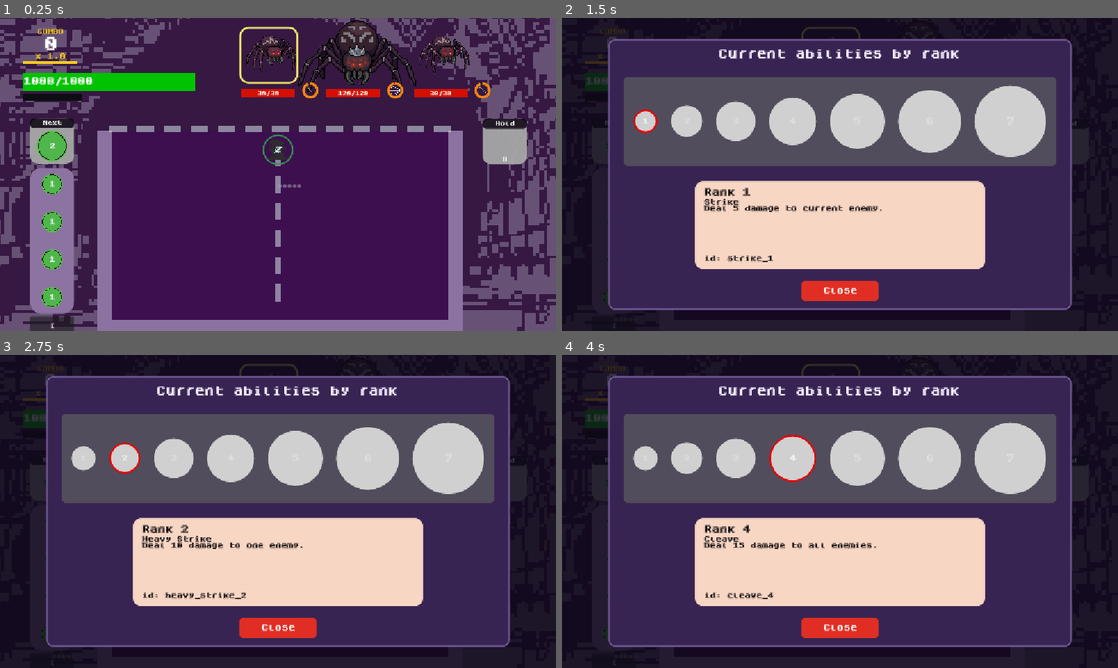
Above: before the commit, frames 1-4 (two rows, left to right).
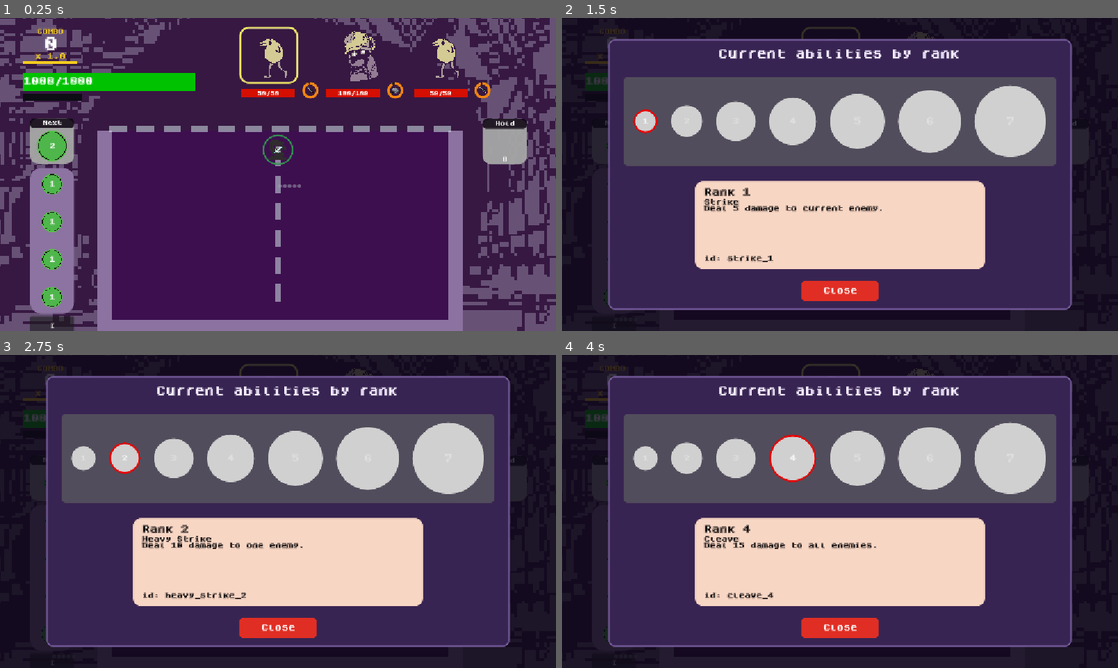
Above: after the commit, the same moments.

Repository: nmh6063-star/GameDesign-FinalProject
Game: Godot game, scene res://scenes/main.tscn
The game is run twice, just before and just after one commit, with the same random seed, the same clock (stepped at 60 frames per second) and the same inputs. This scene is started directly instead of the project's main scene.
Inputs:
- Up to frame 1 (0.25 s): no input
- Up to frame 2 (1.5 s): click "I" at 0.5 s; click "1" at 1.25 s
- Up to frame 3 (2.75 s): click "2" at 2 s
- Up to frame 4 (4 s): click "3" at 2.75 s; click "4" at 3.5 s

The runs differ from the first frame. In frame 1, 2.7% of the frame differs, in the area x 44-87%, y 0-25%; in frame 2, less than 0.1%; in frame 3, less than 0.1%; in frame 4, less than 0.1%.

Commit message:
added 1 more battle scene

Diff:
--- a/data/balls/rock_ball.tres
+++ b/data/balls/rock_ball.tres
@@ -12,4 +12,4 @@
 symbol = "R"
 tint = Color(0.55, 0.55, 0.55, 1)
 outline_tint = Color(0.3, 0.3, 0.3, 1)
-base_radius = 40.0
+base_radius = 80.0
--- a/data/enemies/enemy2.tres
+++ b/data/enemies/enemy2.tres
@@ -18,5 +18,5 @@
 sprite_scale = Vector2(0.15, 0.15)
 max_health = 100
 attack_damage = 20
-attack_interval = 10.0
+attack_interval = 3.0
 actions = Array[ExtResource("1_enemy_action_base")]([SubResource("RockDropAction_1")])
--- a/data/enemies/enemy_mage.tres
+++ b/data/enemies/enemy_mage.tres
@@ -4,10 +4,15 @@
 [ext_resource type="Script" uid="uid://box8rqf4wjr51" path="res://script/entities/enemies/enemy_data.gd" id="2_data"]
 [ext_resource type="Script" uid="uid://dnu77ff3ufbjb" path="res://script/entities/enemies/actions/mana_drain_action.gd" id="3_action"]
 [ext_resource type="Script" uid="uid://yo4105wmtbek" path="res://script/entities/enemies/effects/enemy_effect_base.gd" id="3_eff"]
+[ext_resource type="Script" uid="uid://buniuu8uh8tif" path="res://script/entities/enemies/actions/fog_board_action.gd" id="3_ehwko"]
 [ext_resource type="Texture2D" uid="uid://cmauy0ytsy0rn" path="res://assets/enemies/mage no back.png" id="5_chb2f"]
 
 [sub_resource type="Resource" id="Action_1"]
 script = ExtResource("3_action")
+
+[sub_resource type="Resource" id="Resource_a4as2"]
+script = ExtResource("3_ehwko")
+metadata/_custom_type_script = "uid://buniuu8uh8tif"
 
 [resource]
 script = ExtResource("2_data")
@@ -17,5 +22,5 @@
 sprite_scale = Vector2(0.3, 0.3)
 max_health = 100
 attack_damage = 18
-attack_interval = 10.0
-actions = Array[ExtResource("1_base")]([SubResource("Action_1")])
+attack_interval = 8.0
+actions = Array[ExtResource("1_base")]([SubResource("Action_1"), SubResource("Resource_a4as2")])
--- /dev/null
+++ b/scenes/visual_effects/FogBoard.tscn
@@ -0,0 +1,10 @@
+[gd_scene format=3 uid="uid://oqkq6aq3rn6g"]
+
+[ext_resource type="Script" uid="uid://do6vhhftx4437" path="res://scenes/visual_effects/fog_board.gd" id="1_script"]
+[ext_resource type="Texture2D" uid="uid://c8sm5mga0y1qs" path="res://assets/fog rectangle no back.png" id="2_48dqp"]
+
+[node name="FogBoard" type="Node2D" unique_id=1901791418]
+script = ExtResource("1_script")
+
+[node name="Sprite2D" type="Sprite2D" parent="." unique_id=1178458926]
+texture = ExtResource("2_48dqp")
--- a/scenes/visual_effects/SpiderWeb.tscn
+++ b/scenes/visual_effects/SpiderWeb.tscn
@@ -1,11 +1,10 @@
 [gd_scene format=3 uid="uid://da2rod53ll4oq"]
 
 [ext_resource type="Script" uid="uid://fpe1gxeflgoc" path="res://scenes/visual_effects/spider_web.gd" id="1_script"]
-[ext_resource type="Texture2D" uid="uid://gcnghjluxjr6" path="res://assets/enemies/spiderweb.png" id="2_texture"]
+[ext_resource type="Texture2D" uid="uid://cxn3qf715mbh" path="res://assets/enemies/spiderweb no back.png" id="2_cbiyc"]
 
-[node name="SpiderWeb" type="Node2D"]
+[node name="SpiderWeb" type="Node2D" unique_id=2095627120]
 script = ExtResource("1_script")
 
-[node name="Sprite2D" type="Sprite2D" parent="."]
-scale = Vector2(0.716, 0.251)
-texture = ExtResource("2_texture")
+[node name="Sprite2D" type="Sprite2D" parent="." unique_id=764352572]
+texture = ExtResource("2_cbiyc")
--- /dev/null
+++ b/scenes/visual_effects/fog_board.gd
@@ -0,0 +1,37 @@
+extends Node2D
+
+const LIFETIME := 8.0
+
+var _elapsed: float = 0.0
+
+
+func _ready() -> void:
+	var interior := get_tree().current_scene.get_node_or_null("Background/Box/Interior") as Polygon2D
+	if interior == null:
+		return
+	var min_x := INF
+	var max_x := -INF
+	var min_y := INF
+	var max_y := -INF
+	for point in interior.polygon:
+		var g := interior.to_global(point)
+		min_x = minf(min_x, g.x)
+		max_x = maxf(max_x, g.x)
+		min_y = minf(min_y, g.y)
+		max_y = maxf(max_y, g.y)
+	var board_center := Vector2((min_x + max_x) / 2.0, (min_y + max_y) / 2.0)
+	var board_size := Vector2(max_x - min_x, max_y - min_y)
+	global_position = board_center
+	var sprite := $Sprite2D
+	if sprite.texture != null:
+		var tex_size: Vector2 = sprite.texture.get_size()
+		if tex_size.x > 0.0 and tex_size.y > 0.0:
+			sprite.scale = Vector2(board_size.x / tex_size.x, board_size.y / tex_size.y)
+
+
+func _process(delta: float) -> void:
+	_elapsed += delta
+	if _elapsed >= LIFETIME:
+		queue_free()
+		return
+	modulate.a = 1.0 - (_elapsed / LIFETIME)
--- a/scenes/visual_effects/spider_web.gd
+++ b/scenes/visual_effects/spider_web.gd
@@ -1,12 +1,40 @@
 extends Node2D
 
-const HALF_W := 356.0
-const HALF_H := 64.0
 const LIFETIME := 10.0
 const MAX_SPEED := 120.0
 const DRAG_PER_FRAME := 0.05
 
 var _elapsed: float = 0.0
+var _min_x: float = 0.0
+var _max_x: float = 0.0
+var _min_y: float = 0.0
+var _mid_y: float = 0.0
+
+
+func _ready() -> void:
+	var interior := get_tree().current_scene.get_node_or_null("Background/Box/Interior") as Polygon2D
+	if interior == null:
+		return
+	var board_min_x := INF
+	var board_max_x := -INF
+	var board_min_y := INF
+	var board_max_y := -INF
+	for point in interior.polygon:
+		var g := interior.to_global(point)
+		board_min_x = minf(board_min_x, g.x)
+		board_max_x = maxf(board_max_x, g.x)
+		board_min_y = minf(board_min_y, g.y)
+		board_max_y = maxf(board_max_y, g.y)
+	_min_x = board_min_x
+	_max_x = board_max_x
+	_min_y = board_min_y
+	_mid_y = (board_min_y + board_max_y) / 2.0
+	global_position = Vector2((_min_x + _max_x) / 2.0, (_min_y + _mid_y) / 2.0)
+	var sprite := $Sprite2D
+	if sprite.texture != null:
+		var tex_size: Vector2 = sprite.texture.get_size()
+		if tex_size.x > 0.0 and tex_size.y > 0.0:
+			sprite.scale = Vector2((_max_x - _min_x) / tex_size.x, (_mid_y - _min_y) / tex_size.y)
 
 
 func _physics_process(delta: float) -> void:
@@ -19,8 +47,8 @@
 		var rb := node as RigidBody2D
 		if rb == null:
 			continue
-		var local_pos := to_local(rb.global_position)
-		if abs(local_pos.x) <= HALF_W and abs(local_pos.y) <= HALF_H:
+		var gp := rb.global_position
+		if gp.x >= _min_x and gp.x <= _max_x and gp.y >= _min_y and gp.y <= _mid_y:
 			var vel := rb.linear_velocity
 			vel *= DRAG_PER_FRAME
 			if vel.length() > MAX_SPEED:
--- /dev/null
+++ b/script/entities/enemies/actions/fog_board_action.gd
@@ -0,0 +1,26 @@
+extends EnemyActionBase
+class_name FogBoardAction
+
+const FogBoard := preload("res://scenes/visual_effects/FogBoard.tscn")
+const _ICON := preload("res://assets/enemies/attack_icon/fog icon no back.png")
+
+
+func execute(_ctx: BattleContext, enemy: EnemyBase) -> void:
+	var fog := FogBoard.instantiate()
+	enemy.add_sibling(fog)
+
+
+func action_name() -> String:
+	return "Fog Board"
+
+
+func icon_texture() -> Texture2D:
+	return _ICON
+
+
+func damage_amount(_enemy: EnemyBase) -> int:
+	return 0
+
+
+func special_effect() -> String:
+	return "Covers the board in fog"
--- a/script/entities/enemies/actions/rock_drop_action.gd
+++ b/script/entities/enemies/actions/rock_drop_action.gd
@@ -4,7 +4,7 @@
 const ROCK_BALL_ID := "ball_rock"
 const ROCK_RANK := 4
 const ThrowEffect := preload("res://scenes/visual_effects/throw_effect.tscn")
-const _ICON := preload("res://assets/enemies/attack_icon/normal attack no back.png")
+const _ICON := preload("res://assets/enemies/attack_icon/stone icon no back.png")
 
 
 func execute(ctx: BattleContext, enemy: EnemyBase) -> void:
--- a/script/entities/enemies/actions/web_drop_action.gd
+++ b/script/entities/enemies/actions/web_drop_action.gd
@@ -5,7 +5,6 @@
 const SpiderWeb := preload("res://scenes/visual_effects/SpiderWeb.tscn")
 const _ICON := preload("res://assets/enemies/attack_icon/spider web icon no back.png")
 
-const WEB_CENTER := Vector2(572.0, 384.0)
 const WEB_TINT := Color(0.75, 0.82, 0.72)
 const WEB_OUTLINE := Color(0.25, 0.55, 0.22)
 const WEB_RADIUS := 38.0
@@ -18,9 +17,8 @@
 	fx.landed.connect(func() -> void:
 		var web := SpiderWeb.instantiate()
 		enemy.add_sibling(web)
-		web.global_position = WEB_CENTER
 	)
-	fx.launch(enemy.global_position, WEB_CENTER)
+	fx.launch(enemy.global_position, ctx.drop_zone_global())
 
 
 func action_name() -> String:
--- a/script/game_manager/game_manager.gd
+++ b/script/game_manager/game_manager.gd
@@ -184,12 +184,16 @@
 func get_stage_enemy_ids(row: int) -> Array:
 	if is_playground_mode:
 		return ["enemy_playground", "", ""]
+	if row >= 10:
+		return ["enemy_small_spider", "enemy_spider_queen", "enemy_small_spider"]
+	if row >= 9:
+		return ["", "enemy_mage", ""]
 	if row >= 7:
 		return ["enemy_guard", "enemy_knight", "enemy_guard"]
 	if row >= 4:
 		return ["enemy_fire", "enemy_ice", "enemy_fire"]
-	#return ["enemy1", "enemy2", "enemy1"]
-	return ["enemy_small_spider", "enemy_spider_queen", "enemy_small_spider"] # for testing
+	return ["enemy1", "enemy2", "enemy1"]
+	#return ["enemy_small_spider", "enemy_spider_queen", "enemy_small_spider"] # for testing
 
 
 func consume_pre_map_reward_pending() -> bool:
--- a/script/map/map_generator.gd
+++ b/script/map/map_generator.gd
@@ -5,13 +5,13 @@
 const Y_DIST := 25.0
 const PLACEMENT_RANDOMNESS := 5.0
 
-const FLOORS := 9        ## rows 0-8; boss appended as the 10th layer
+const FLOORS := 10        ## rows 0-8; boss appended as the 10th layer
 const MAP_WIDTH := 7
 const PATHS := 6
 const MAX_OUTGOING := 3
 
 ## Row indices that are always MONSTER.
-const MONSTER_ROWS := [1, 4, 7]
+const MONSTER_ROWS := [1, 4, 7, 9]
 ## Row indices that are always non-battle (SHOP / CAMPFIRE / EVENT).
 const NON_BATTLE_ROWS := [2, 3, 5, 6]
 ## Last row before boss — always CAMPFIRE.
Binary file added: assets/enemies/attack_icon/fog icon no back.png
Binary file added: assets/enemies/spiderweb no back.png
Binary file added: assets/fog no back.png
Binary file added: assets/fog rectangle no back.png
Not shown, added: scenes/visual_effects/fog_board.gd.uid
Not shown, added: script/entities/enemies/actions/fog_board_action.gd.uid
